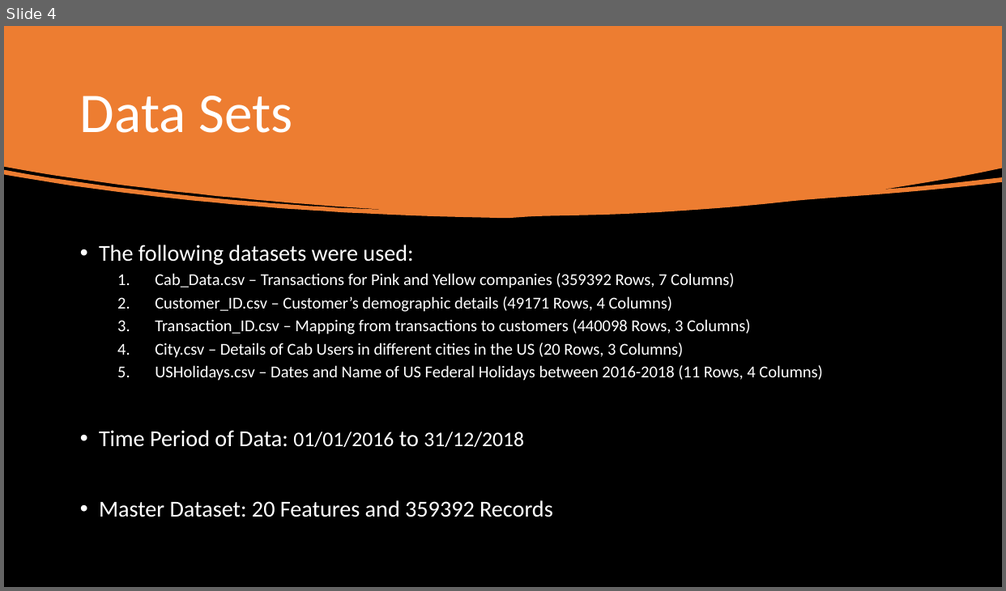
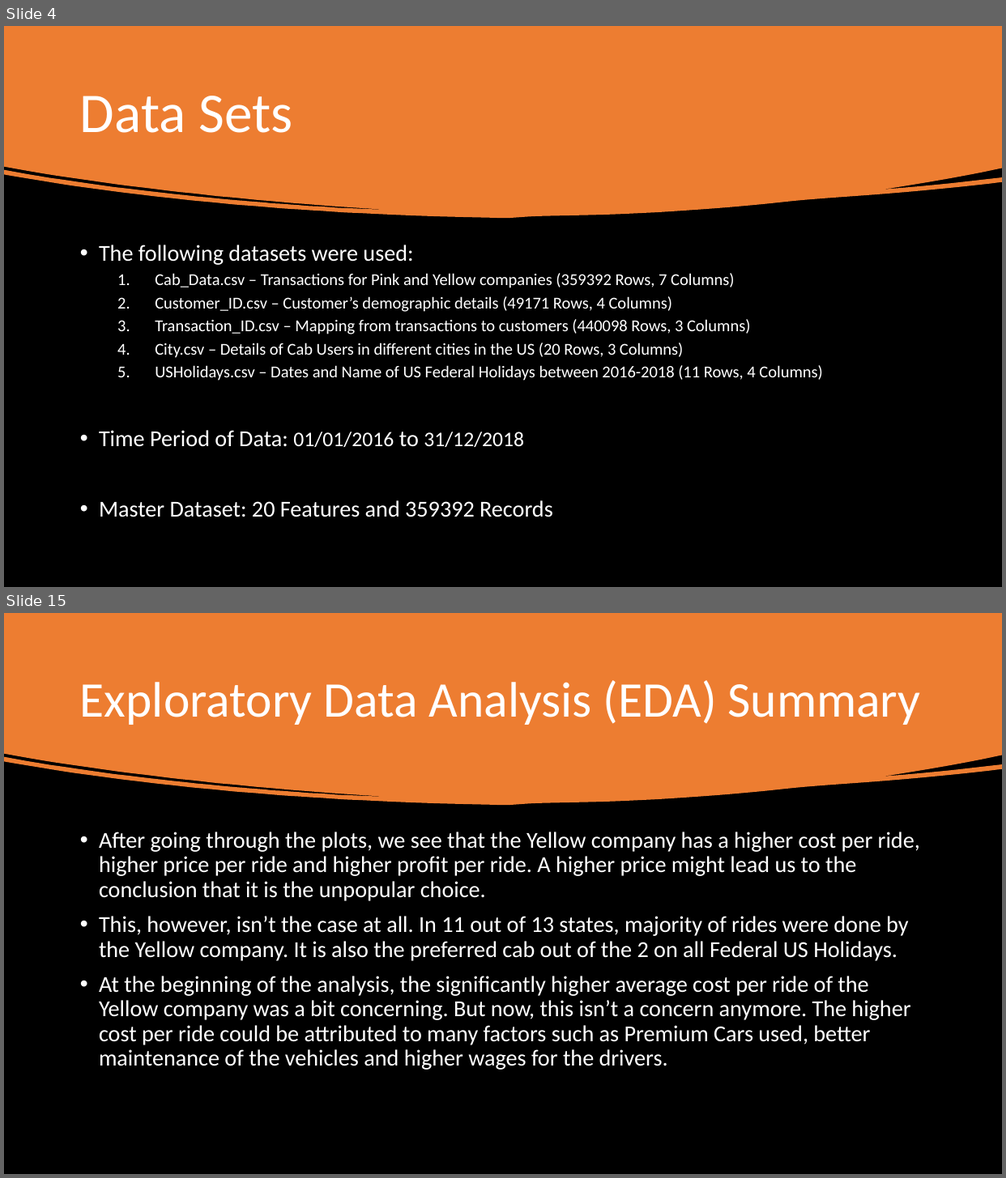
Before and after one commit to udbhavbalaji/G2M-Cab-Investment, a slide deck: G2M-Case Study.pptx. Shown one above the other, each under a label of ours: slide 4 before the commit, slides 4 and 15 after it; the slides between them are not shown. The pictures are 1006x591 and 1006x1178 pixels, drawn with LibreOffice and Linux fonts; fonts in the diff are those of the drawing. Boxes give left, top, right and bottom in pixels: in the first picture for what was removed or moved away, otherwise in the second. Text is boxed around its words. In the diff, an @@ line names an element or a change of style, - is before the commit and + after.

```diff
--- a/G2M-Case Study.pptx
+++ b/G2M-Case Study.pptx
@@ slide 15 added at [4, 613, 1002, 1174], background #000000 @@
@@ freeform shape added at [4, 613, 1002, 806], fill #ED7D31 @@
@@ title added at [80, 680, 921, 725], 48 pt, text #FFFFFF @@
+Exploratory Data Analysis (EDA) Summary
@@ text added at [99, 832, 920, 1070], 22 pt, text #FFFFFF @@
+• After going through the plots, we see that the Yellow company has a higher cost per ride, higher price per ride and higher profit per ride. A higher price might lead us to the conclusion that it is the unpopular choice.
+• This, however, isn’t the case at all. In 11 out of 13 states, majority of rides were done by the Yellow company. It is also the preferred cab out of the 2 on all Federal US Holidays.
+• At the beginning of the analysis, the significantly higher average cost per ride of the Yellow company was a bit concerning. But now, this isn’t a concern anymore. The higher cost per ride could be attributed to many factors such as Premium Cars used, better maintenance of the vehicles and higher wages for the drivers.
```
Also in this commit, not shown: 4 slides changed, 9 other slides added, 1 slide removed, 2 other files.
